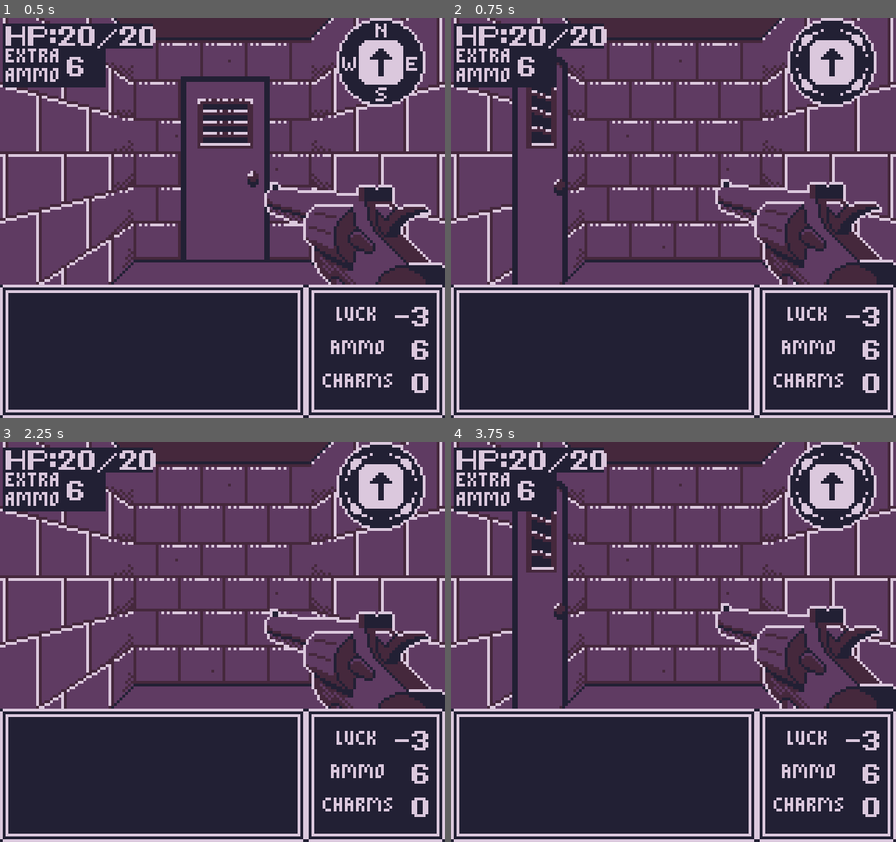
Above: before the commit, frames 1-4 (two rows, left to right).
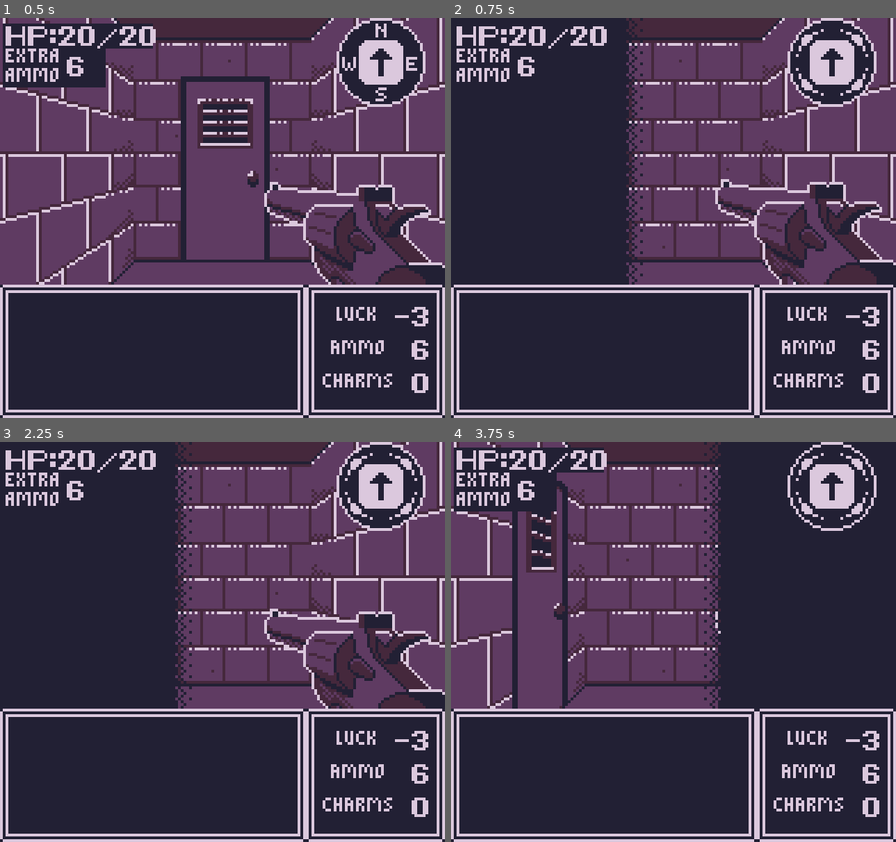
Above: after the commit, the same moments.

Repository: GartTheSkeleton/GameboyDungeon
Game: Godot game, scene res://src/Game/gameworld.tscn
Same seed, same stepped clock (60 frames per second), same inputs: the game is played once before the commit and once after it.
Inputs:
- Up to frame 1 (0.5 s): no input
- Up to frame 2 (0.75 s): tap Enter at 0.5 s; hold Right (Right) from 0.53 s (still down); tap Z (A) at 0.6 s
- Up to frame 3 (2.25 s): tap X (B) at 0.8, 1.35 s; tap Space at 1.25 s; release Right (Right) at 1.28 s; hold Down (Down) 1.28-2.03 s; tap Z (A) at 1.55, 2.1 s; tap Enter at 2 s; hold Right (Right) from 2.03 s (still down)
- Up to frame 4 (3.75 s): tap X (B) at 2.3, 2.85 s; tap Space at 2.75 s; release Right (Right) at 2.78 s; hold Up (Up) 2.78-3.53 s; tap Z (A) at 3.05, 3.6 s; hold Left (Left) from 3.53 s (still down)

Frame 1 is identical in both runs. In frame 2, 21% of the frame differs, in the area x 0-44%, y 0-67%; in frame 3, 23%; in frame 4, 22%.

Commit message:
game over screen

Diff:
--- /dev/null
+++ b/game_over.gd
@@ -0,0 +1,28 @@
+extends Node2D
+
+@onready var grave = $Grave
+@onready var text = $Text
+@onready var return2title = $Return
+var titlescreen = preload("res://src/Game/title_screen.tscn")
+
+var timer = 160
+
+func _process(delta: float) -> void:
+	if grave.position.y < 90:
+		grave.position.y += 80*delta
+	else:
+		grave.position.y = 90
+		if grave.animation != "Animate":
+			grave.play("Animate")
+		if text.animation != "Animate":
+			text.play("Animate")
+		timer -= 1
+		if timer <= 0:
+			if return2title.animation != "Visible":
+				return2title.play("Visible")
+
+	if Input.is_action_just_pressed("A"):
+		if return2title.animation == "Visible":
+			var time2startover = titlescreen.instantiate()
+			add_sibling(time2startover)
+			queue_free()
--- a/src/Entities/Actors/Actions/movement_action.gd
+++ b/src/Entities/Actors/Actions/movement_action.gd
@@ -45,3 +45,4 @@
 		item_in_room.item_component.conversation_complete = false
 		item_in_room.item_component.conversation_started = false
 	entity.grid_position = destination
+	entity.get_tree().get_first_node_in_group("Transitions").play("Walk")
--- a/src/Entities/Actors/Actions/turn_action.gd
+++ b/src/Entities/Actors/Actions/turn_action.gd
@@ -17,7 +17,9 @@
 	var blocking_enemy = game.get_map_data().get_blocking_entity_at_location(current_grid_position)
 	if blocking_enemy:
 		return
+	var transitions = entity.get_tree().get_first_node_in_group("Transitions")
 	if direction == "Left":
+		transitions.play("Left")
 		if game.playerFacing == game.directions.NORTH:
 #			easy solution, just loop back to other side of the dictionary
 			playerFacing = game.directions.WEST
@@ -28,6 +30,7 @@
 			playerFacing = game.directions[nextDirection]
 
 	if direction == "Right":
+		transitions.play("Right")
 		if game.playerFacing == game.directions.WEST:
 			#easy solution, just loop back to other side of the dictionary
 			playerFacing = game.directions.NORTH
--- /dev/null
+++ b/src/Game/game_over.tscn
@@ -0,0 +1,125 @@
+[gd_scene load_steps=18 format=3 uid="uid://boerg5l478wad"]
+
+[ext_resource type="Script" uid="uid://6y8wnncdihk5" path="res://game_over.gd" id="1_gk7tn"]
+[ext_resource type="Texture2D" uid="uid://dxflv8w2qi881" path="res://src/Assets/VFX/purple_screen.png" id="2_p1wdg"]
+[ext_resource type="Texture2D" uid="uid://cd33yfc23eprq" path="res://src/Assets/VFX/game_over1.png" id="3_up36p"]
+[ext_resource type="Texture2D" uid="uid://dse3eqtd6cvab" path="res://src/Assets/VFX/game_over2.png" id="4_n7ev4"]
+[ext_resource type="Texture2D" uid="uid://76ar3o22pdwo" path="res://src/Assets/VFX/game_over3.png" id="5_ju5dn"]
+[ext_resource type="Texture2D" uid="uid://bydssht4ldhf7" path="res://src/Assets/VFX/game_over4.png" id="6_wky2b"]
+[ext_resource type="Texture2D" uid="uid://yo2mtrovnvun" path="res://src/Assets/VFX/game_over5.png" id="7_11l1m"]
+[ext_resource type="Texture2D" uid="uid://bed13mlwquye5" path="res://src/Assets/VFX/game_over6.png" id="8_ws8dp"]
+[ext_resource type="Texture2D" uid="uid://ctaq22h6lk3i1" path="res://src/Assets/VFX/gravestone1.png" id="9_ju6ni"]
+[ext_resource type="Texture2D" uid="uid://dmpvs3k5hxvmt" path="res://src/Assets/VFX/gravestone2.png" id="10_yptt4"]
+[ext_resource type="Texture2D" uid="uid://d0kbi1xgiogcx" path="res://src/Assets/VFX/gravestone3.png" id="11_hyi88"]
+[ext_resource type="Texture2D" uid="uid://7u84ic4djeo" path="res://src/Assets/VFX/gravestone4.png" id="12_a1coj"]
+[ext_resource type="Texture2D" uid="uid://b6q7oxuloldk1" path="res://src/Assets/VFX/gravestone5.png" id="13_dgfnk"]
+[ext_resource type="Texture2D" uid="uid://8f6b5hbimusy" path="res://src/Assets/VFX/game_over_message.png" id="14_p1wdg"]
+
+[sub_resource type="SpriteFrames" id="SpriteFrames_cv4q3"]
+animations = [{
+"frames": [{
+"duration": 1.0,
+"texture": ExtResource("3_up36p")
+}, {
+"duration": 1.0,
+"texture": ExtResource("4_n7ev4")
+}, {
+"duration": 1.0,
+"texture": ExtResource("5_ju5dn")
+}, {
+"duration": 1.0,
+"texture": ExtResource("6_wky2b")
+}, {
+"duration": 1.0,
+"texture": ExtResource("7_11l1m")
+}, {
+"duration": 1.0,
+"texture": ExtResource("8_ws8dp")
+}],
+"loop": false,
+"name": &"Animate",
+"speed": 5.0
+}, {
+"frames": [{
+"duration": 1.0,
+"texture": ExtResource("3_up36p")
+}],
+"loop": true,
+"name": &"Start",
+"speed": 5.0
+}]
+
+[sub_resource type="SpriteFrames" id="SpriteFrames_61vh5"]
+animations = [{
+"frames": [{
+"duration": 1.0,
+"texture": ExtResource("9_ju6ni")
+}, {
+"duration": 1.0,
+"texture": ExtResource("10_yptt4")
+}, {
+"duration": 1.0,
+"texture": ExtResource("11_hyi88")
+}, {
+"duration": 1.0,
+"texture": ExtResource("12_a1coj")
+}, {
+"duration": 1.0,
+"texture": ExtResource("13_dgfnk")
+}],
+"loop": false,
+"name": &"Animate",
+"speed": 5.0
+}, {
+"frames": [{
+"duration": 1.0,
+"texture": ExtResource("9_ju6ni")
+}],
+"loop": true,
+"name": &"Start",
+"speed": 5.0
+}]
+
+[sub_resource type="SpriteFrames" id="SpriteFrames_up36p"]
+animations = [{
+"frames": [{
+"duration": 1.0,
+"texture": ExtResource("14_p1wdg")
+}],
+"loop": true,
+"name": &"Visible",
+"speed": 5.0
+}, {
+"frames": [{
+"duration": 1.0,
+"texture": null
+}],
+"loop": true,
+"name": &"default",
+"speed": 5.0
+}]
+
+[node name="GameOver" type="Node2D"]
+script = ExtResource("1_gk7tn")
+
+[node name="BG" type="Sprite2D" parent="."]
+position = Vector2(80, 72)
+texture = ExtResource("2_p1wdg")
+
+[node name="Text" type="AnimatedSprite2D" parent="."]
+position = Vector2(80, 40)
+sprite_frames = SubResource("SpriteFrames_cv4q3")
+animation = &"Start"
+autoplay = "Start"
+
+[node name="Grave" type="AnimatedSprite2D" parent="."]
+position = Vector2(72, -24)
+sprite_frames = SubResource("SpriteFrames_61vh5")
+animation = &"Start"
+autoplay = "Start"
+
+[node name="Return" type="AnimatedSprite2D" parent="."]
+position = Vector2(80, 124)
+sprite_frames = SubResource("SpriteFrames_up36p")
+animation = &"Visible"
+autoplay = "default"
--- a/src/Game/gameworld.gd
+++ b/src/Game/gameworld.gd
@@ -182,7 +182,7 @@
 	SignalBus.player_turned.emit(playerFacing)
 
 func get_sine(time):
-	return sin(time * 40) * .6
+	return sin(time * 40) * .68
 
 func handle_player_death() -> void:
 	input_handler.external_transition_to(InputHandler.InputHandlers.GAME_OVER)
--- a/src/Game/gameworld.tscn
+++ b/src/Game/gameworld.tscn
@@ -30,12 +30,27 @@
 [ext_resource type="Texture2D" uid="uid://dlskr7ffnhyur" path="res://src/Assets/VFX/knife_attack2.png" id="21_jvhvo"]
 [ext_resource type="Texture2D" uid="uid://datxfbmw5pqi1" path="res://src/Assets/VFX/knife_attack3.png" id="22_pucdq"]
 [ext_resource type="Texture2D" uid="uid://cay8f2ajghcgq" path="res://src/Assets/VFX/hitmarker.png" id="23_jvhvo"]
-[ext_resource type="Script" path="res://src/Game/audio_bus.gd" id="31_a0yww"]
+[ext_resource type="Texture2D" uid="uid://dqmbjygvncfyp" path="res://src/Assets/VFX/left_transition1.png" id="24_mphjs"]
+[ext_resource type="Texture2D" uid="uid://dxfwtcuhbhs6x" path="res://src/Assets/VFX/walk_transition4.png" id="24_upprx"]
+[ext_resource type="Texture2D" uid="uid://d0r8rorpb0mxg" path="res://src/Assets/VFX/left_transition2.png" id="25_s3evq"]
+[ext_resource type="Texture2D" uid="uid://b22yo3fqyp0hj" path="res://src/Assets/VFX/walk_transition5.png" id="25_wwakg"]
+[ext_resource type="Texture2D" uid="uid://dagaa3ceiwexs" path="res://src/Assets/VFX/left_transition3.png" id="26_sjrmq"]
+[ext_resource type="Texture2D" uid="uid://6c8coxjra5sr" path="res://src/Assets/VFX/left_transition4.png" id="27_ejevq"]
+[ext_resource type="Texture2D" uid="uid://dbl83mvowmnsl" path="res://src/Assets/VFX/left_transition5.png" id="28_0urkj"]
+[ext_resource type="Texture2D" uid="uid://cae1ili8bsu6f" path="res://src/Assets/VFX/right_transition1.png" id="29_41jq7"]
+[ext_resource type="Texture2D" uid="uid://5ao14q5gu5x8" path="res://src/Assets/VFX/right_transition2.png" id="30_nodc0"]
+[ext_resource type="Script" uid="uid://cv1moualqynav" path="res://src/Game/audio_bus.gd" id="31_a0yww"]
+[ext_resource type="Texture2D" uid="uid://c5ggjqfybb1g7" path="res://src/Assets/VFX/right_transition3.png" id="31_tw4nq"]
 [ext_resource type="AudioStream" uid="uid://duhw0ov67lhwl" path="res://src/Assets/SFX/player_scream.wav" id="32_2wliv"]
+[ext_resource type="Texture2D" uid="uid://bxa2xgy0ipal8" path="res://src/Assets/VFX/right_transition4.png" id="32_cdnba"]
 [ext_resource type="AudioStream" uid="uid://cytj8j3822dwg" path="res://src/Assets/SFX/door.wav" id="33_1onj0"]
+[ext_resource type="Texture2D" uid="uid://cqugrqvhyp4ai" path="res://src/Assets/VFX/right_transition5.png" id="33_auq5j"]
 [ext_resource type="AudioStream" uid="uid://dvdotwc3fyngu" path="res://src/Assets/SFX/reload.wav" id="34_1qyf6"]
+[ext_resource type="Texture2D" uid="uid://clluwj5nouc57" path="res://src/Assets/VFX/walk_transition1.png" id="34_mphjs"]
 [ext_resource type="AudioStream" uid="uid://dsyctkf4tmclo" path="res://src/Assets/SFX/playerhurt.wav" id="35_phklu"]
+[ext_resource type="Texture2D" uid="uid://d3ktoo71jo4wi" path="res://src/Assets/VFX/walk_transition2.png" id="35_s3evq"]
 [ext_resource type="AudioStream" uid="uid://fhloq3bkkpee" path="res://src/Assets/SFX/heal.wav" id="36_ao58q"]
+[ext_resource type="Texture2D" uid="uid://ddisfvhbpm6bw" path="res://src/Assets/VFX/walk_transition3.png" id="36_sjrmq"]
 [ext_resource type="AudioStream" uid="uid://dtlk5r120a237" path="res://src/Assets/SFX/roar.wav" id="37_upprx"]
 [ext_resource type="AudioStream" uid="uid://c5xy8vttmd862" path="res://src/Assets/SFX/shoot.wav" id="38_wwakg"]
 [ext_resource type="AudioStream" uid="uid://b4jseya2snsvl" path="res://src/Assets/SFX/click.wav" id="39_2wliv"]
@@ -249,6 +264,86 @@
 "loop": true,
 "name": &"default",
 "speed": 5.0
+}]
+
+[sub_resource type="SpriteFrames" id="SpriteFrames_xwwmq"]
+animations = [{
+"frames": [{
+"duration": 1.0,
+"texture": null
+}],
+"loop": false,
+"name": &"Empty",
+"speed": 12.0
+}, {
+"frames": [{
+"duration": 1.0,
+"texture": ExtResource("24_mphjs")
+}, {
+"duration": 1.0,
+"texture": ExtResource("25_s3evq")
+}, {
+"duration": 1.0,
+"texture": ExtResource("26_sjrmq")
+}, {
+"duration": 1.0,
+"texture": ExtResource("27_ejevq")
+}, {
+"duration": 1.0,
+"texture": ExtResource("28_0urkj")
+}, {
+"duration": 1.0,
+"texture": null
+}],
+"loop": false,
+"name": &"Left",
+"speed": 18.0
+}, {
+"frames": [{
+"duration": 1.0,
+"texture": ExtResource("29_41jq7")
+}, {
+"duration": 1.0,
+"texture": ExtResource("30_nodc0")
+}, {
+"duration": 1.0,
+"texture": ExtResource("31_tw4nq")
+}, {
+"duration": 1.0,
+"texture": ExtResource("32_cdnba")
+}, {
+"duration": 1.0,
+"texture": ExtResource("33_auq5j")
+}, {
+"duration": 1.0,
+"texture": null
+}],
+"loop": false,
+"name": &"Right",
+"speed": 18.0
+}, {
+"frames": [{
+"duration": 1.0,
+"texture": ExtResource("34_mphjs")
+}, {
+"duration": 1.0,
+"texture": ExtResource("35_s3evq")
+}, {
+"duration": 1.0,
+"texture": ExtResource("36_sjrmq")
+}, {
+"duration": 1.0,
+"texture": ExtResource("24_upprx")
+}, {
+"duration": 1.0,
+"texture": ExtResource("25_wwakg")
+}, {
+"duration": 1.0,
+"texture": null
+}],
+"loop": false,
+"name": &"Walk",
+"speed": 18.0
 }]
 
 [sub_resource type="StyleBoxTexture" id="StyleBoxTexture_d75vc"]
@@ -1495,6 +1590,8 @@
 visible_ratio = 0.92
 
 [node name="Compass" type="AnimatedSprite2D" parent="VBoxContainer/SubViewportContainer/SubViewport/Gameworld/Camera2D"]
+z_index = 5
+z_as_relative = false
 texture_filter = 1
 position = Vector2(56, -48)
 sprite_frames = SubResource("SpriteFrames_k0lof")
@@ -1569,6 +1666,12 @@
 sprite_frames = SubResource("SpriteFrames_jv3qj")
 autoplay = "default"
 
+[node name="Transitions" type="AnimatedSprite2D" parent="VBoxContainer/SubViewportContainer/SubViewport/Gameworld/Camera2D" groups=["Transitions"]]
+scale = Vector2(1, -1)
+sprite_frames = SubResource("SpriteFrames_xwwmq")
+animation = &"Walk"
+autoplay = "Empty"
+
 [node name="InputHandler" type="Node" parent="VBoxContainer/SubViewportContainer/SubViewport/Gameworld"]
 unique_name_in_owner = true
 script = ExtResource("2_hdij2")
Not shown, added: game_over.gd.uid
Binary file added: src/Assets/VFX/game_over1.png
Not shown, added: src/Assets/VFX/game_over1.png.import
Binary file added: src/Assets/VFX/game_over2.png
Not shown, added: src/Assets/VFX/game_over2.png.import
Binary file added: src/Assets/VFX/game_over3.png
Not shown, added: src/Assets/VFX/game_over3.png.import
Binary file added: src/Assets/VFX/game_over4.png
Not shown, added: src/Assets/VFX/game_over4.png.import
Binary file added: src/Assets/VFX/game_over5.png
Not shown, added: src/Assets/VFX/game_over5.png.import
Binary file added: src/Assets/VFX/game_over6.png
(and 46 more such lines)
